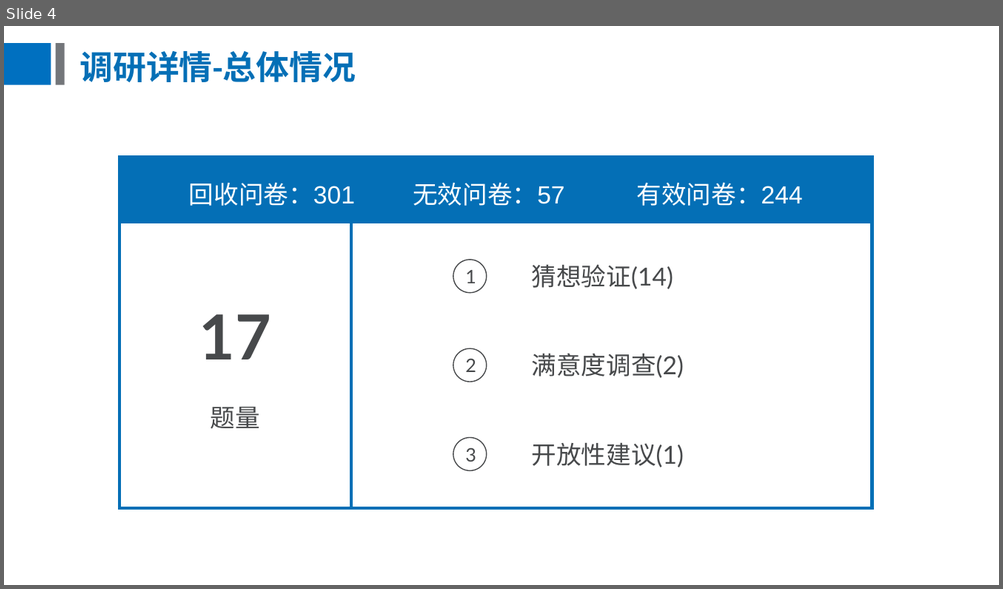
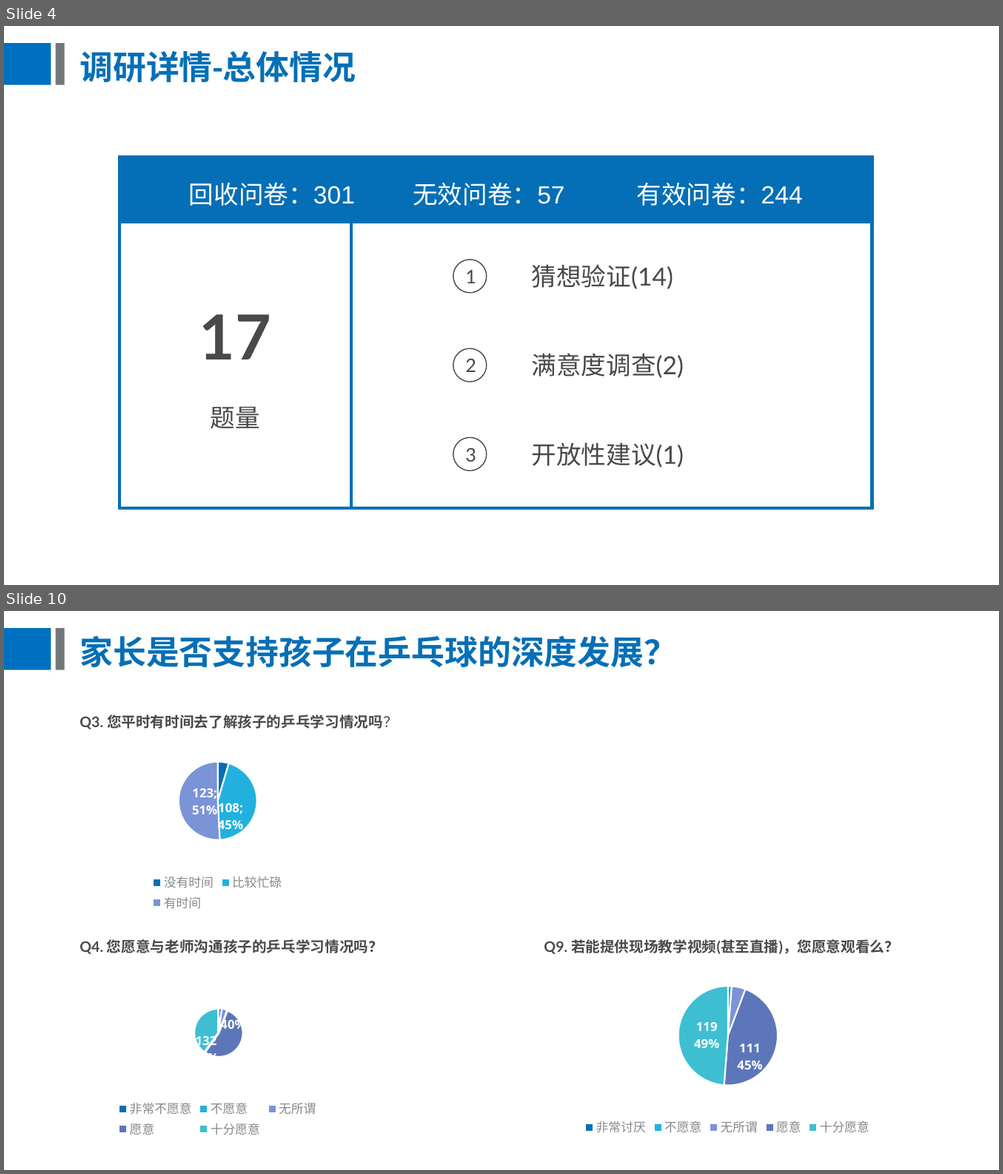
Before and after one commit to BursonHandsom/trainBusiness-ydl, a slide deck: 校园课问卷调研.pptx. Shown one above the other, each under a label of ours: slide 4 before the commit, slides 4 and 10 after it; the slides between them are not shown. The pictures are 1003x589 and 1003x1174 pixels, drawn with LibreOffice and Linux fonts; fonts in the diff are those of the drawing. Boxes give left, top, right and bottom in pixels: in the first picture for what was removed or moved away, otherwise in the second. Text is boxed around its words. In the diff, an @@ line names an element or a change of style, - is before the commit and + after.

```diff
--- a/校园课问卷调研.pptx
+++ b/校园课问卷调研.pptx
@@ slide 10 added at bbox=[4, 611, 999, 1170], background #FFFFFF; not listed: 2 template elements that a slide beside it also shows @@
@@ title added at bbox=[79, 635, 677, 667], 32 pt, text #046FB6, bold @@
+家长是否支持孩子在乒乓球的深度发展？
@@ text added at bbox=[79, 715, 398, 729], 14 pt, text #47494B, bold @@
+Q3. 您平时有时间去了解孩子的乒乓学习情况吗？
@@ pie chart added at bbox=[119, 752, 315, 914] @@
+categories: 没有时间, 比较忙碌, 有时间
+Series 1: 11, 108, 123
@@ text added at bbox=[79, 940, 383, 954], 14 pt, text #47494B, bold @@
+Q4. 您愿意与老师沟通孩子的乒乓学习情况吗？
@@ text added at bbox=[543, 940, 899, 954], 14 pt, text #47494B, bold @@
+Q9. 若能提供现场教学视频(甚至直播)，您愿意观看么？
@@ pie chart added at bbox=[21, 978, 414, 1142] @@
+categories: 非常不愿意, 不愿意, 无所谓, 愿意, 十分愿意
+Series 1: 5, 0, 9, 132, 98
@@ pie chart added at bbox=[502, 976, 954, 1139] @@
+categories: 非常讨厌, 不愿意, 无所谓, 愿意, 十分愿意
+Series 1: 0, 3, 11, 111, 119
```
Also in this commit, not shown: 1 slide changed, 23 other slides added, 14 slides removed, 1 other file.
